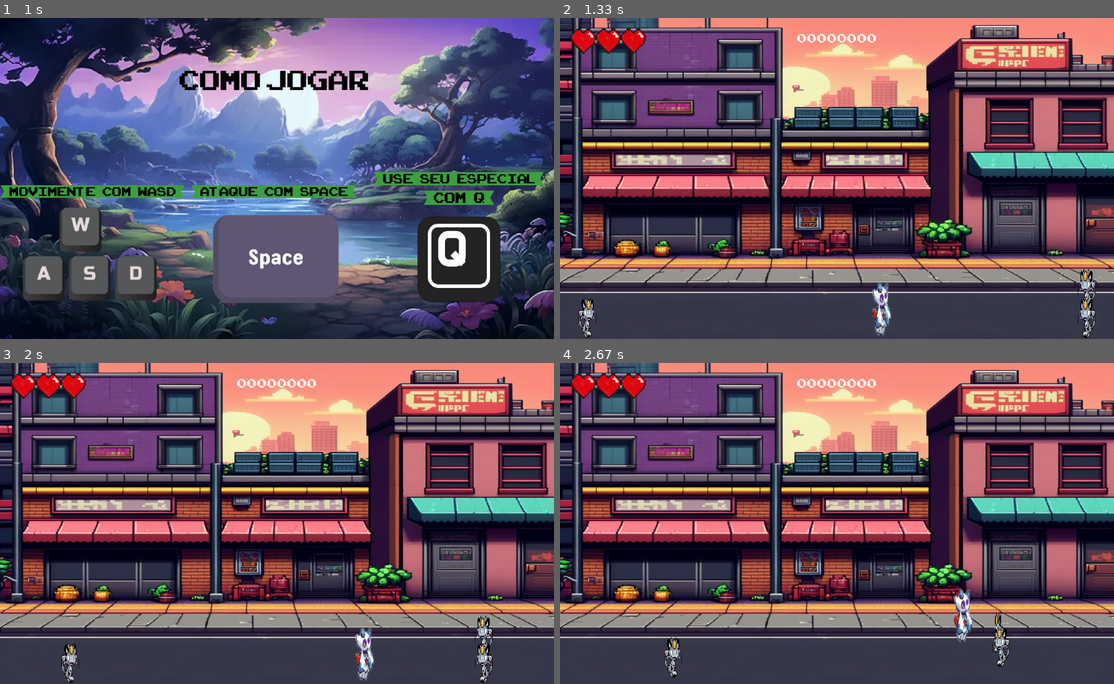
Above: before the commit, frames 1-4 (two rows, left to right).
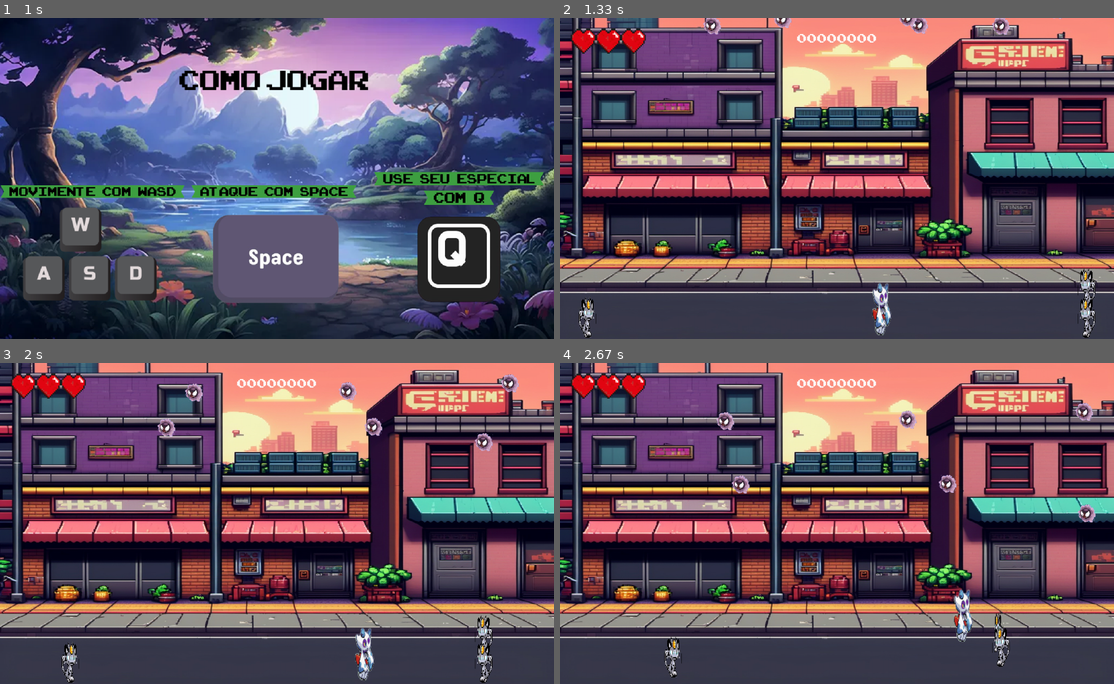
Above: after the commit, the same moments.

Repository: JPNoman/PyGame-Beat-Em-Up
Game: pygame game, started from jogo.py
Two runs of this game, one before a commit and one after it. Both use one fixed random seed, a clock stepped at 60 frames per second and the inputs below.
Inputs:
- Up to frame 1 (1 s): tap Space at 0.33, 0.67 s
- Up to frame 2 (1.33 s): tap Space at 1 s
- Up to frame 3 (2 s): tap Space at 1.33 s; hold D from 1.67 s (still down)
- Up to frame 4 (2.67 s): release D at 2.13 s; hold W 2.17-2.47 s; hold D from 2.5 s (still down)

Frame 1 is identical in both runs. In frame 2, 0.5% of the frame differs, in the area x 25-91%, y 0-6%; in frame 3, 0.8%, in the area x 28-94%, y 3-28%; in frame 4, 0.8%.

Commit message:
gastlys (｀-´)>

Diff:
--- a/jogo.py
+++ b/jogo.py
@@ -71,9 +71,9 @@
         # Controle de ticks de animação: troca de imagem a cada self.frame_ticks milissegundos.
         self.frame_ticks = 150  # Prestar atenção nesse parametro, pode mudar a velocidade do jogo
 
-        # Só será possível atacar uma vez a cada 500 milissegundos
+        # Só será possível atacar uma vez a cada 600 milissegundos
         self.last_shot = pygame.time.get_ticks()
-        self.shoot_ticks = 500
+        self.shoot_ticks = 600
         self.last_ult = pygame.time.get_ticks()
         self.ult_ticks = 4000
 
@@ -186,7 +186,7 @@
     def update(self):
         now = pygame.time.get_ticks()
         elapsed_ticks = now - self.last_shot
-        if elapsed_ticks > 200:
+        if elapsed_ticks > 130:
             self.kill()
         self.rect.x += self.speedx
         self.rect.y += self.speedy
@@ -373,6 +373,33 @@
 
             self.image = self.animation[self.frame]
             self.rect = self.image.get_rect(center=self.rect.center)
+
+class gastly(pygame.sprite.Sprite):
+    def __init__(self, assets):
+        # Construtor da classe mãe (Sprite).
+        pygame.sprite.Sprite.__init__(self)
+
+        self.image = assets['gastly']
+        self.mask = pygame.mask.from_surface(self.image)
+        self.rect = self.image.get_rect()
+        self.rect.x = random.randint(0, altura)
+        self.rect.y = random.randint(-100, -50)
+        self.speedx = random.randint(-3, 3)
+        self.speedy = random.randint(2, 7)
+
+    def update(self):
+        # Atualizando a posição do meteoro
+        self.rect.x += self.speedx
+        self.rect.y += self.speedy
+        # Se o meteoro passar do final da tela, volta para cima e sorteia
+        # novas posições e velocidades
+        if self.rect.top > largura or self.rect.right < 0 or self.rect.left > altura:
+            self.rect.x = random.randint(0, altura)
+            self.rect.y = random.randint(-100, -50)
+            self.speedx = random.randint(-3, 3)
+            self.speedy = random.randint(2, 9)
+
+
 # Recebe uma imagem de sprite sheet e retorna uma lista de imagens.
 # É necessário definir quantos sprites estão presentes em cada linha e coluna.
 # Essa função assume que os sprites no sprite sheet possuem todos o mesmo tamanho.
@@ -648,6 +675,8 @@
 assets['lowhealth'] = pygame.mixer.Sound('assets/lowhealth.mp3')
 assets['vida'] = pygame.image.load('assets/vida.png').convert_alpha()
 assets['vida'] = pygame.transform.scale(assets['vida'], (70, 70))
+assets['gastly'] = pygame.image.load('assets/gastly.png').convert_alpha()
+assets['gastly'] = pygame.transform.scale(assets['gastly'], (50, 50))
 
 # Cria o player
 jogador = player(groups, assets['froslass'])
@@ -662,6 +691,12 @@
     new_enemy = Enemy(enemy_img, enemy_img, jogador)  # Passando a imagem do inimigo e o jogador
     all_sprites.add(new_enemy)
     enemies.add(new_enemy)
+
+hazards = pygame.sprite.Group()
+for i in range(6):
+    meteor = gastly(assets)
+    all_sprites.add(meteor)
+    hazards.add(meteor)
 
 # Loop de jogo
 
@@ -757,6 +792,23 @@
             if vidas < 1:
                 state = OVER
 
+        hits = pygame.sprite.spritecollide(jogador, hazards, True)
+        if len(hits) > 0:
+            # Toca o som da colisão
+            assets['hit'].play()
+            vidas -= 1
+
+            # Respawn do hazard
+            for _ in range(len(hits)):
+                m = gastly(assets)
+                all_sprites.add(m)
+                hazards.add(m)
+
+            if vidas == 1:
+                assets['lowhealth'].play()
+            if vidas < 1:
+                state = OVER
+
         # Adiciona mais inimigos ao longo do tempo
         if inim_add > reforços:
             reforços = inim_add
Binary file added: assets/gastly.png
